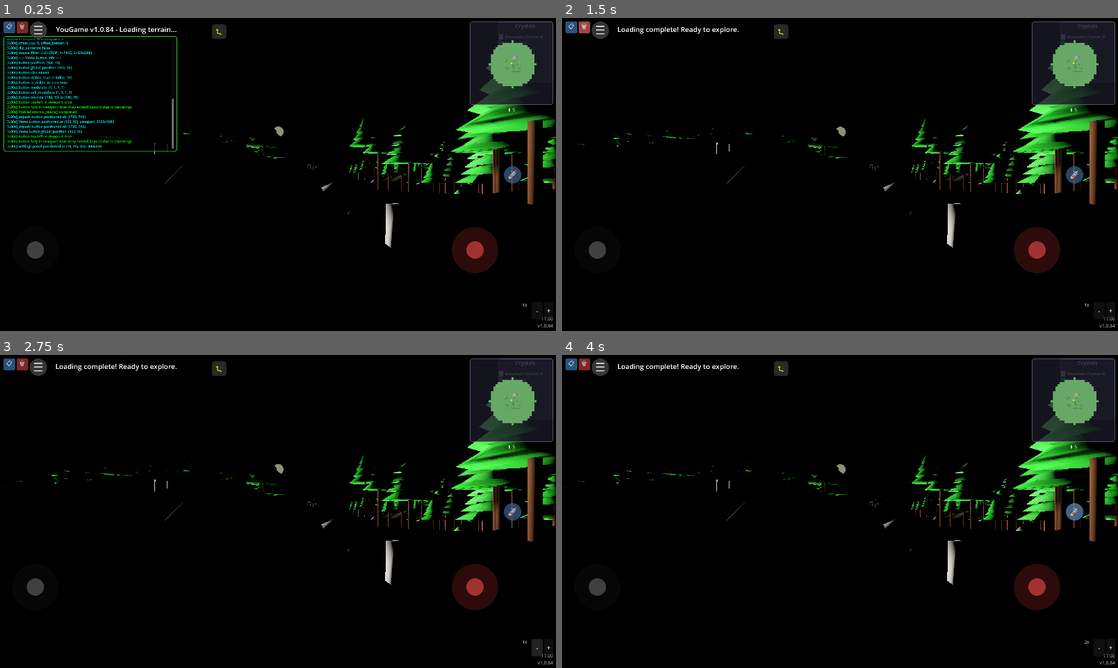
Above: before the commit, frames 1-4 (two rows, left to right).
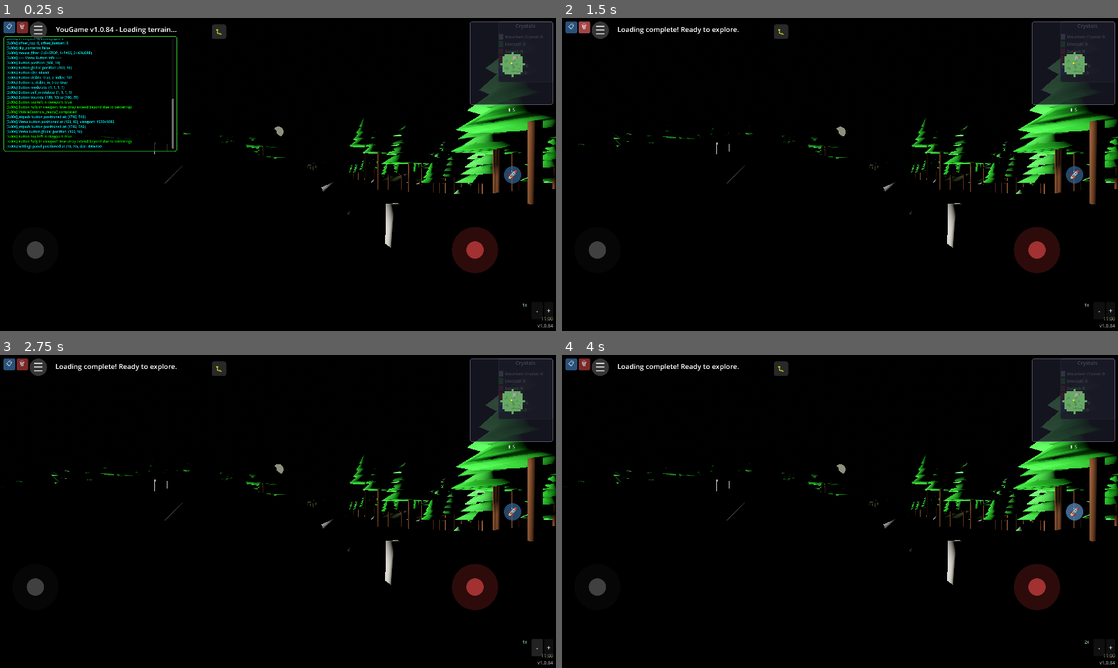
Above: after the commit, the same moments.

Repository: felix-dieterle/YouGame_godot4_public
Game: Godot game, scene res://scenes/main.tscn
Two runs of this game, one before a commit and one after it. Both use one fixed random seed, a clock stepped at 60 frames per second and the inputs below.
Inputs:
- Up to frame 1 (0.25 s): no input
- Up to frame 2 (1.5 s): click "📋" at 0.5 s; click "🗑" at 1.25 s
- Up to frame 3 (2.75 s): click "-" at 2 s
- Up to frame 4 (4 s): click "+" at 2.75 s; click "🚀" at 3.5 s

The runs differ from the first frame. In frame 1, 0.7% of the frame differs, in the area x 87-97%, y 7-23%; in frame 2, 0.7%; in frame 3, 0.7%; in frame 4, 0.7%.

Commit message:
Reduce minimap reveal radius from 10 to 5 chunks
Co-authored-by: felix-dieterle <1490062+felix-dieterle@users.noreply.github.com>

Diff:
--- a/scripts/minimap_overlay.gd
+++ b/scripts/minimap_overlay.gd
@@ -130,7 +130,7 @@
 	if update_timer <= 0.0:
 		_update_positioning()
 
-	# Track current chunk and surrounding chunks as visited (10-chunk radius for 10x larger reveal area)
+	# Track current chunk and surrounding chunks as visited (5-chunk radius for 5x larger reveal area)
 	var player_pos = player.global_position
 	var chunk_x = int(floor(player_pos.x / world_manager.CHUNK_SIZE))
 	var chunk_z = int(floor(player_pos.z / world_manager.CHUNK_SIZE))
@@ -140,9 +140,9 @@
 	if current_chunk != last_player_chunk:
 		last_player_chunk = current_chunk
 
-		# Mark all chunks within a 10-chunk radius as visited
-		# This increases the reveal area 100x (area = π×r², so π×10² vs π×1²)
-		var reveal_radius = 10
+		# Mark all chunks within a 5-chunk radius as visited
+		# This increases the reveal area 25x (area = π×r², so π×5² vs π×1²)
+		var reveal_radius = 5
 		var radius_squared = reveal_radius * reveal_radius
 		for dx in range(-reveal_radius, reveal_radius + 1):
 			for dz in range(-reveal_radius, reveal_radius + 1):
--- a/tests/test_minimap_reveal_radius.gd
+++ b/tests/test_minimap_reveal_radius.gd
@@ -1,11 +1,11 @@
 extends GutTest
 
 ## Test minimap reveal radius and cardinal direction changes
-## Tests the logic of the 10x reveal radius and 180° compass offset
+## Tests the logic of the 5x reveal radius and 180° compass offset
 
-func test_reveal_radius_covers_10_chunks():
-	# Test that a 10-chunk radius creates the expected circular coverage
-	var reveal_radius = 10
+func test_reveal_radius_covers_5_chunks():
+	# Test that a 5-chunk radius creates the expected circular coverage
+	var reveal_radius = 5
 	var radius_squared = reveal_radius * reveal_radius
 	var chunks_marked = 0
 
@@ -14,13 +14,13 @@
 			if dx * dx + dz * dz <= radius_squared:
 				chunks_marked += 1
 
-	# Expected: approximately π × 10² ≈ 314 chunks
+	# Expected: approximately π × 5² ≈ 79 chunks
 	# Allow some tolerance due to integer discretization
-	assert_true(chunks_marked >= 310 and chunks_marked <= 320,
-		"Should mark approximately 314 chunks (π×10²), got %d" % chunks_marked)
+	assert_true(chunks_marked >= 75 and chunks_marked <= 83,
+		"Should mark approximately 79 chunks (π×5²), got %d" % chunks_marked)
 
 	# Log the actual count
-	print("Reveal radius test: %d chunks marked (expected ~314)" % chunks_marked)
+	print("Reveal radius test: %d chunks marked (expected ~79)" % chunks_marked)
 
 func test_compass_direction_north():
 	# Test that 0° rotation (facing +Z in Godot) should show South after 180° offset
